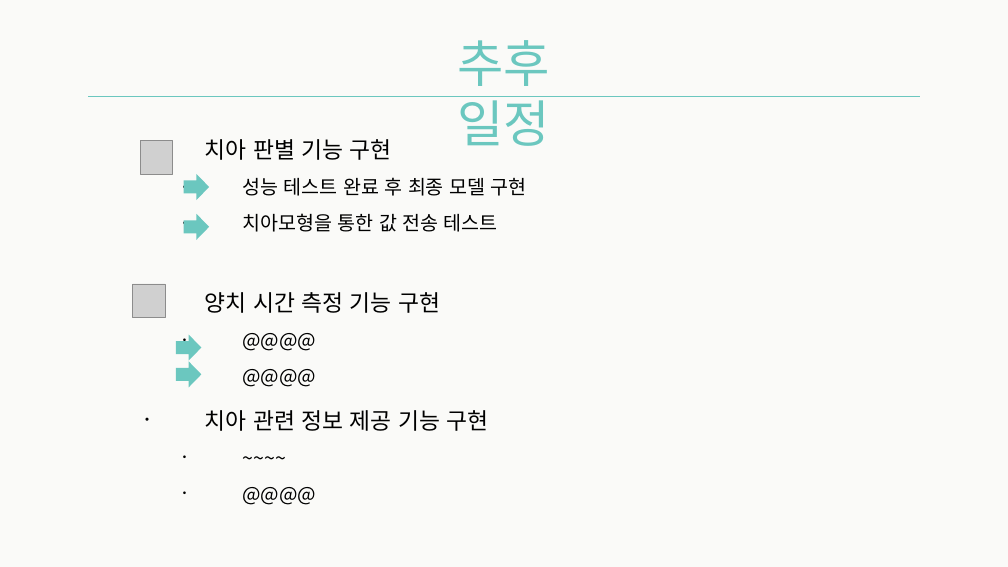
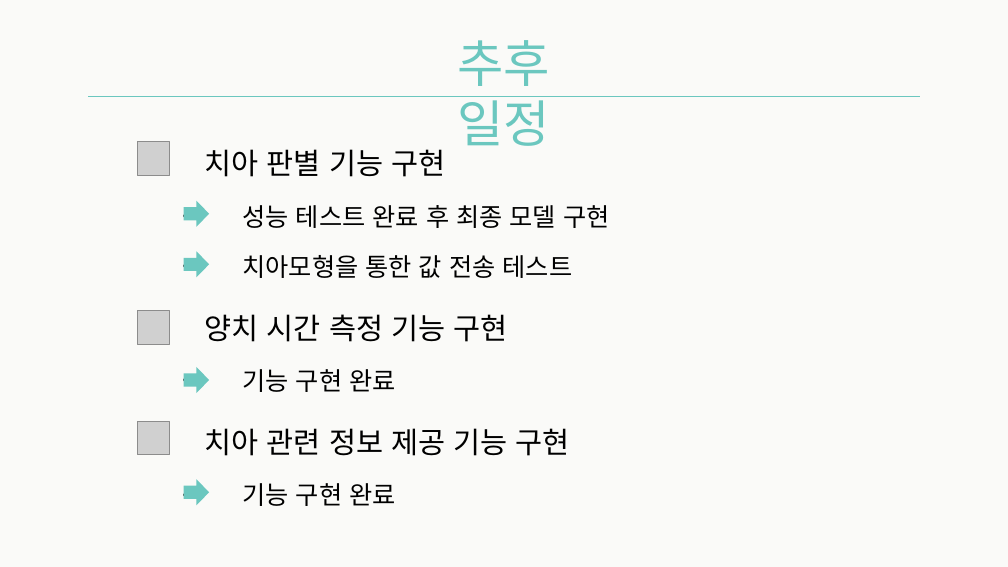
Before and after one commit to Team-Achi/Docs, a slide deck: slide 19 of PPT/캡스톤디자인_12주차_발표자료_5조.pptx (slide 18 before the commit). Drawn at 1008x567 pixels with LibreOffice and Linux fonts; fonts in the diff are those of the drawing; grey boxes stand for pictures. Boxes give left, top, right and bottom in pixels: in the first picture for what was removed or moved away, otherwise in the second. Text is boxed around its words. In the diff, an @@ line names an element or a change of style, - is before the commit and + after.

```diff
--- a/PPT/캡스톤디자인_12주차_발표자료_5조.pptx
+++ b/PPT/캡스톤디자인_12주차_발표자료_5조.pptx
@@ text at [205,149,609,456]: size 21.7 to 28 pt in "치아 판별 기능 구현", "양치 시간 측정 기능 구현", "치아 관련 정보 제공 기능 구현"; size 18.6 to 24 pt in "성능 테스트 완료 후 최종 모델 구현", "치아모형을 통한 값 전송 테스트"; line spacing 1.3 to 1.5 @@
@@ right arrow: place and size @@
-right arrow at [184,174,209,200]
+right arrow at [184,201,209,227]
@@ right arrow: place and size @@
-right arrow at [184,214,209,240]
+right arrow at [184,251,209,277]
@@ picture: place and size @@
-picture at [133,284,166,318]
+picture at [138,311,170,345]
@@ right arrow: place and size @@
-right arrow at [176,361,202,387]
+right arrow at [184,367,209,392]
@@ text at [243,369,395,392]: text changed; size 18.6 to 24 pt @@
-  • @@@@
-  • @@@@
+  • 기능 구현 완료
@@ picture added at [138,421,170,455] @@
@@ right arrow: place and size @@
-right arrow at [176,335,202,361]
+right arrow at [184,479,209,505]
@@ text at [243,483,395,506]: text changed; size 18.6 to 24 pt @@
-  • ~~~~
-  • @@@@
+  • 기능 구현 완료
```
Also in this commit, not shown: 6 other slides changed, 2 slides added, 1 slide removed.
